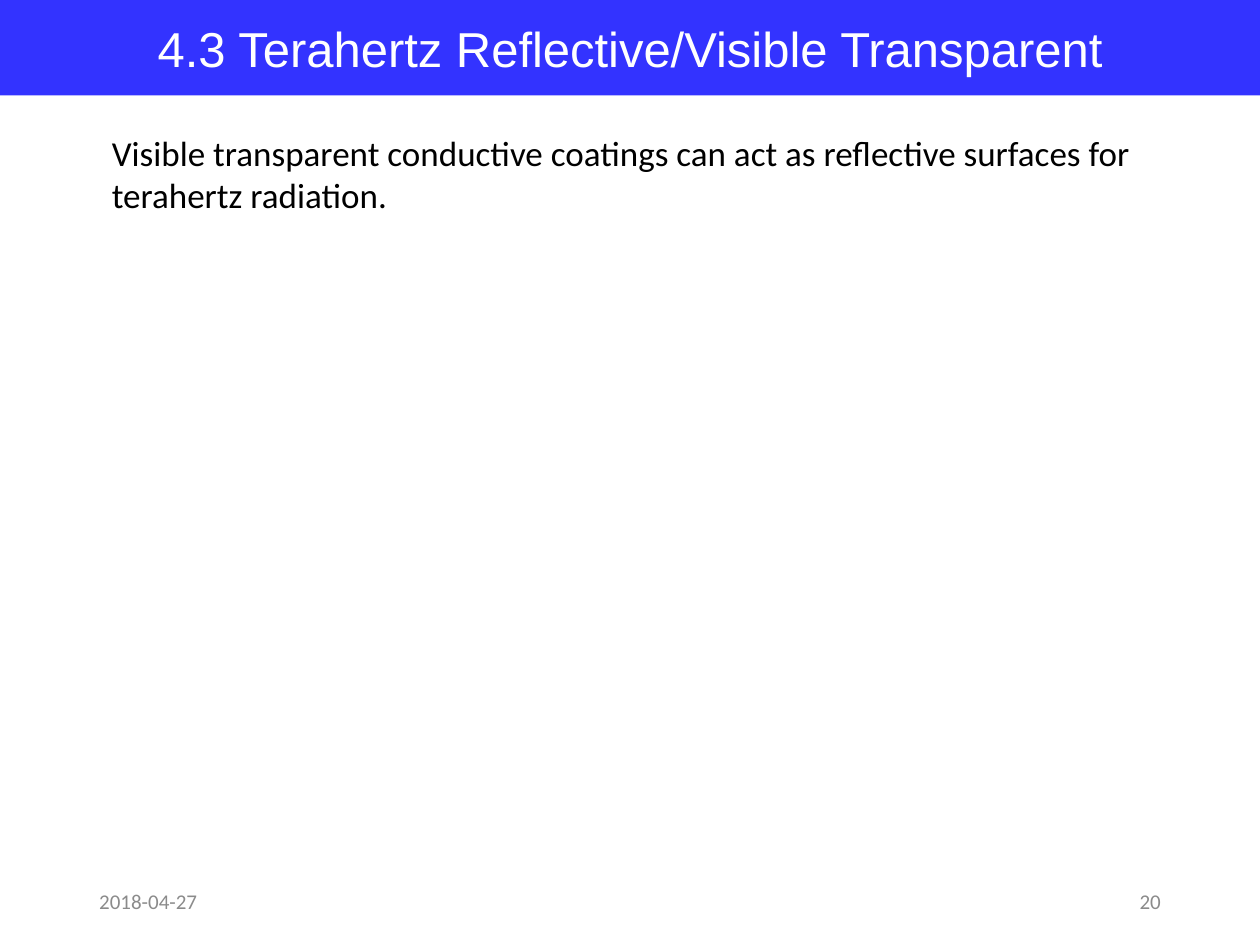
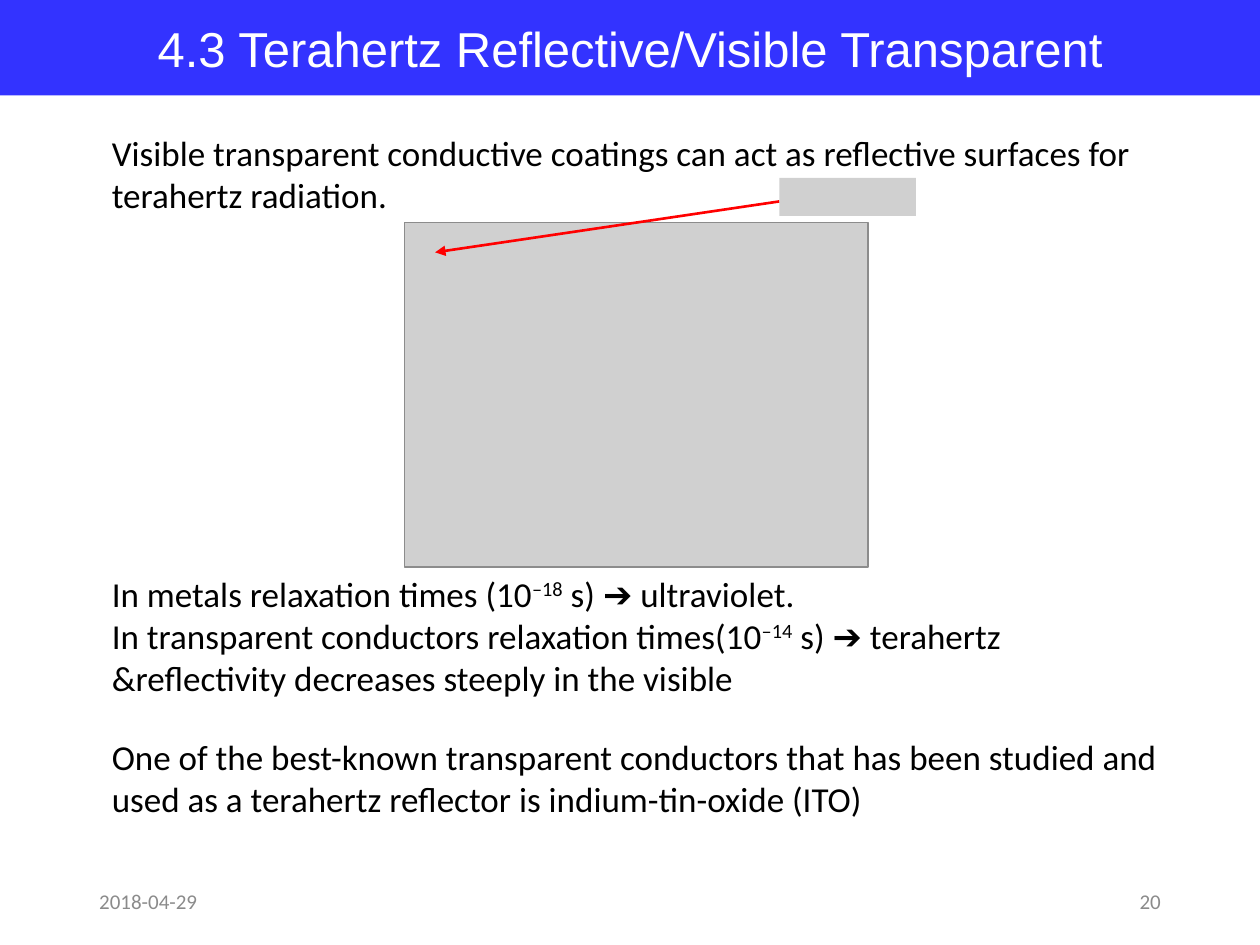
Before and after one commit to jglee96/NBTP_Lab, a slide deck: slide 20 of Terahertz Metrology/Ch8/Terahertz Metrology_Ch8.pptx. Drawn at 1260x945 pixels with LibreOffice and Linux fonts; fonts in the diff are those of the drawing; grey boxes stand for pictures. Boxes give left, top, right and bottom in pixels: in the first picture for what was removed or moved away, otherwise in the second. Text is boxed around its words. In the diff, an @@ line names an element or a change of style, - is before the commit and + after.

```diff
--- a/Terahertz Metrology/Ch8/Terahertz Metrology_Ch8.pptx
+++ b/Terahertz Metrology/Ch8/Terahertz Metrology_Ch8.pptx
@@ picture added at [780, 178, 916, 215] @@
@@ arrow added from (780, 202) to (435, 252), #FF0000 1.5 pt @@
@@ picture added at [404, 223, 868, 567] @@
@@ text added at [112, 581, 1001, 697], 20 pt, text #000000 @@
+In metals relaxation times (10–18 s) ➔ ultraviolet.
+In transparent conductors relaxation times(10–14 s) ➔ terahertz
+&reflectivity decreases steeply in the visible
@@ text added at [112, 745, 1157, 817], 20 pt, text #000000 @@
+One of the best-known transparent conductors that has been studied and used as a terahertz reflector is indium-tin-oxide (ITO)
@@ text at [99, 895, 197, 909]: text changed @@
-2018-04-27
+2018-04-29
```
Also in this commit, not shown: 25 other slides changed, 3 slides added, 2 slides removed, 3 other files.
